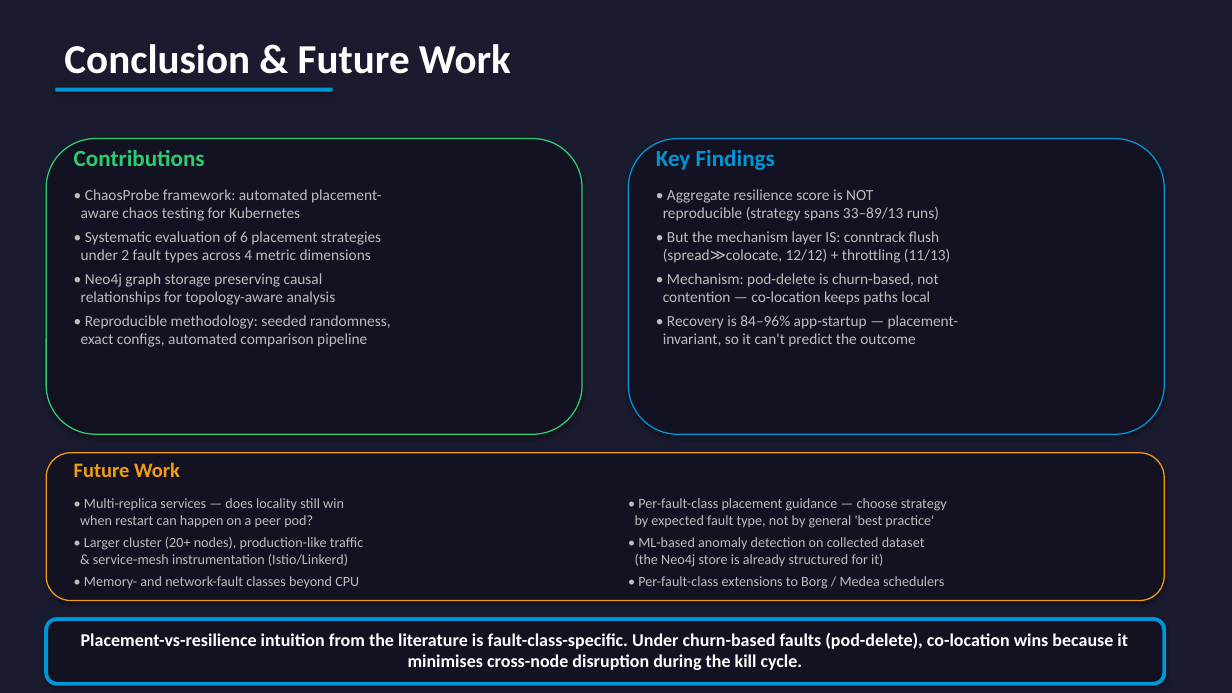
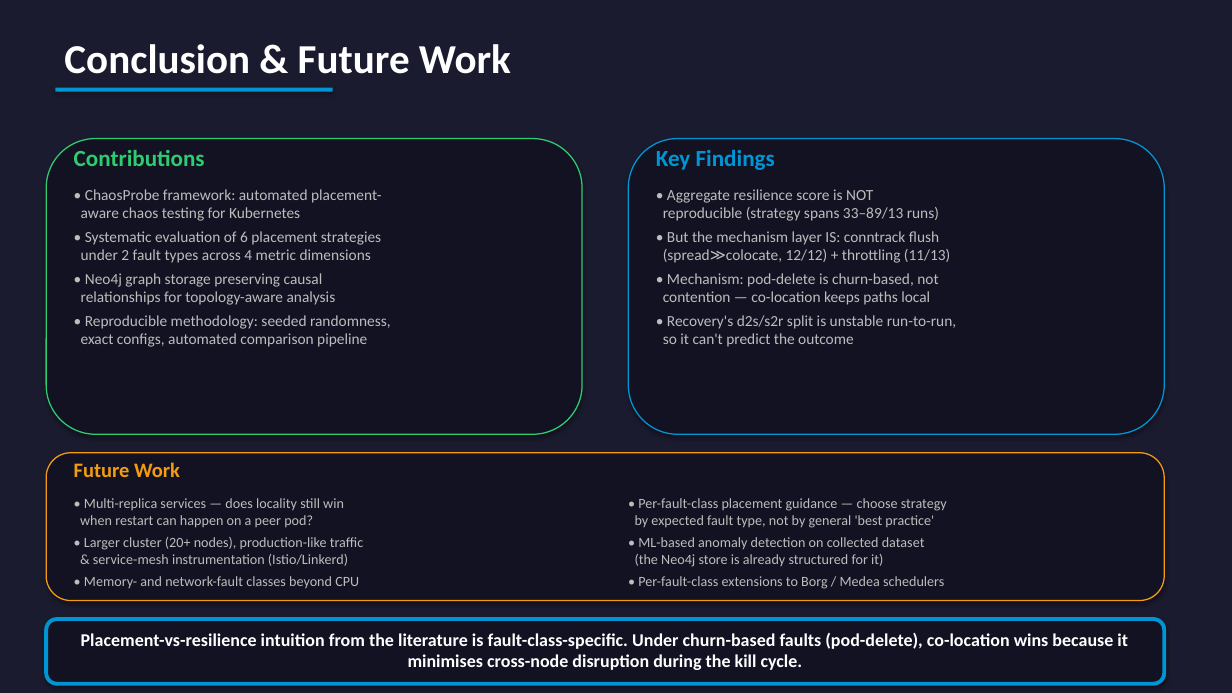
Before and after one commit to yhu02/uva-msc-thesis, a slide deck: slide 14 of ChaosProbe_Presentation.pptx. Drawn at 1232x693 pixels with LibreOffice and Linux fonts; fonts in the diff are those of the drawing. Boxes give left, top, right and bottom in pixels: in the first picture for what was removed or moved away, otherwise in the second. Text is boxed around its words. In the diff, an @@ line names an element or a change of style, - is before the commit and + after.

```diff
--- a/ChaosProbe_Presentation.pptx
+++ b/ChaosProbe_Presentation.pptx
@@ text at [663, 315, 956, 347]: text changed @@
-• Recovery is 84–96% app-startup — placement-
-invariant, so it can't predict the outcome
+• Recovery's d2s/s2r split is unstable run-to-run,
+so it can't predict the outcome
```
Also in this commit, not shown: 9 other slides changed, 3 other files.
